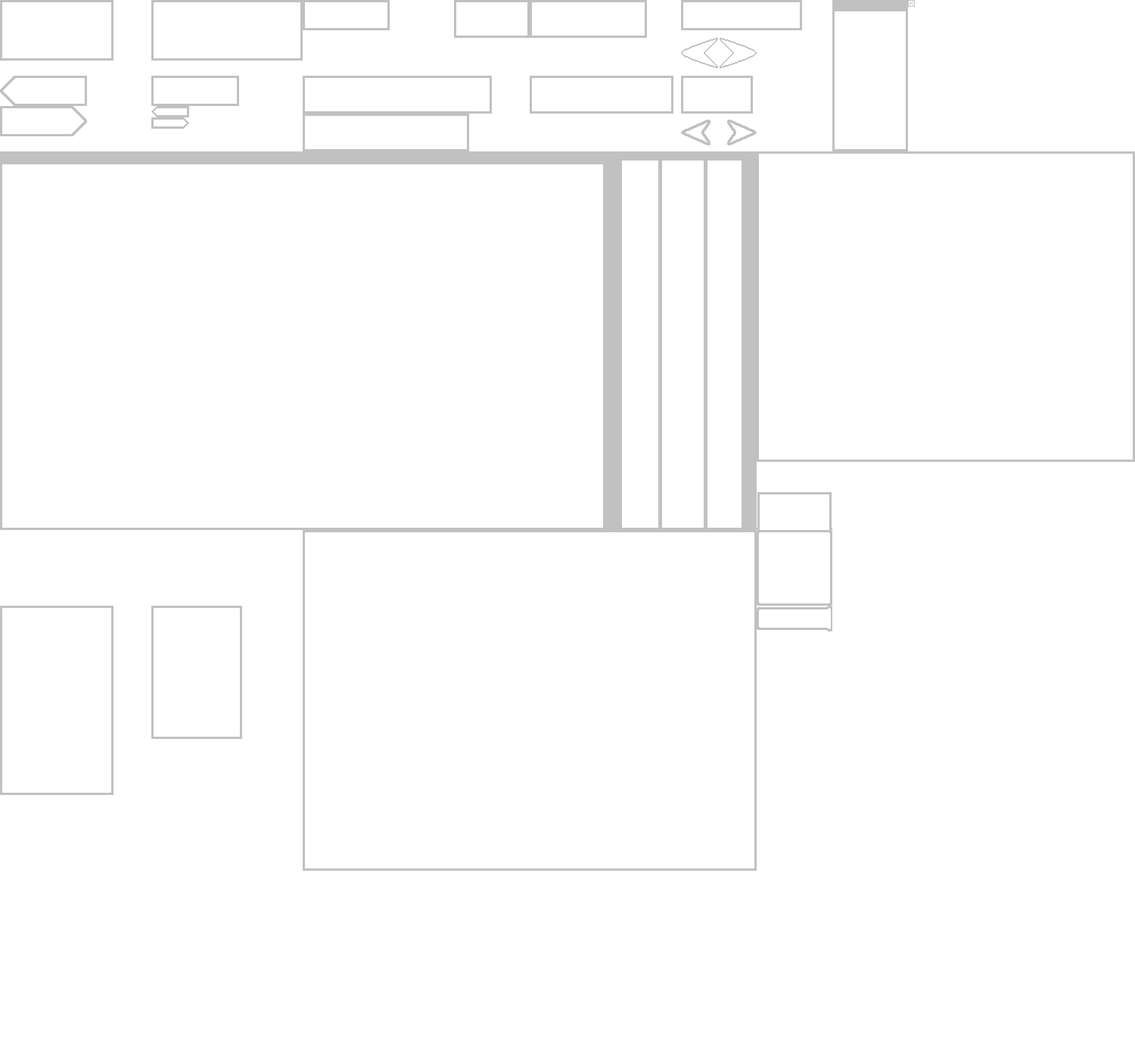
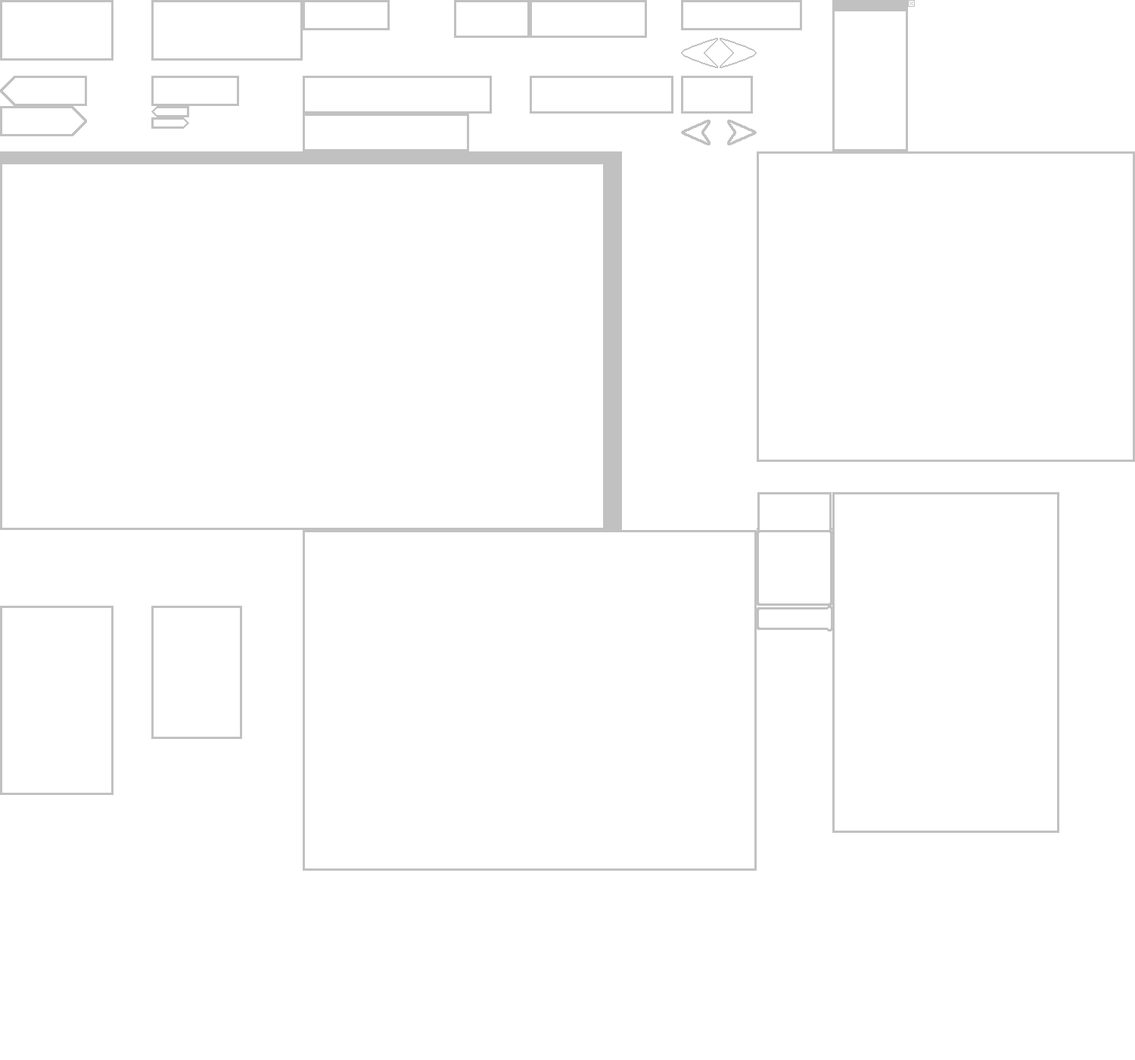
The second 1135×1060 image is a revision of the first. Changes to its layers:
painted on "Background" over (x1=622, y1=151, x2=1060, y2=833)
